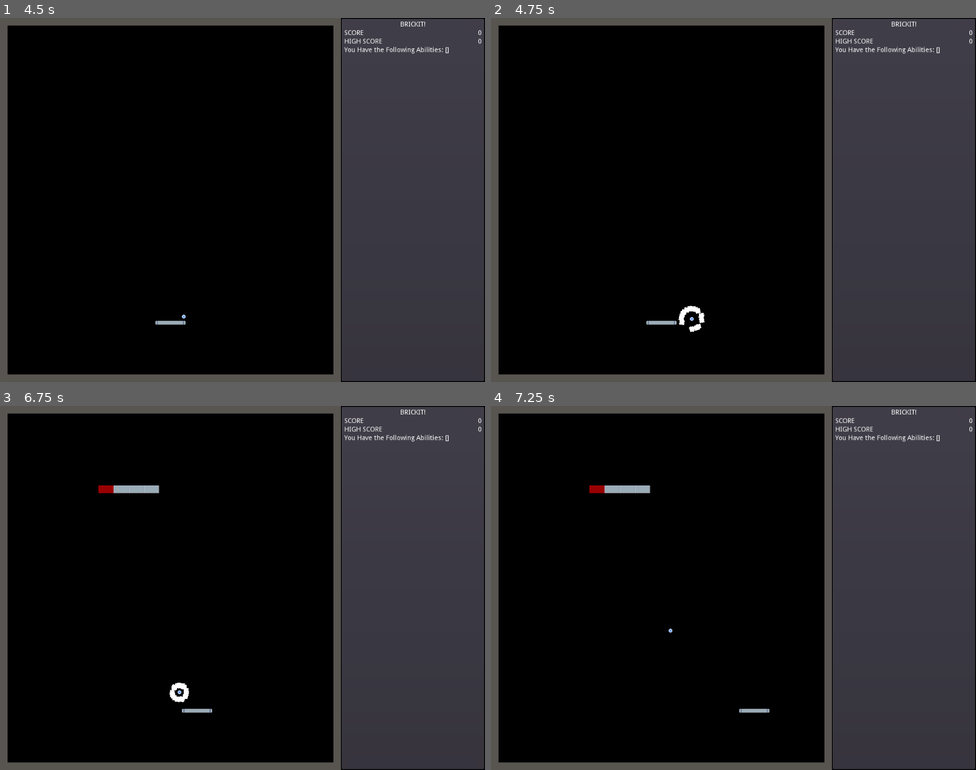
Above: before the commit, frames 1-4 (two rows, left to right).
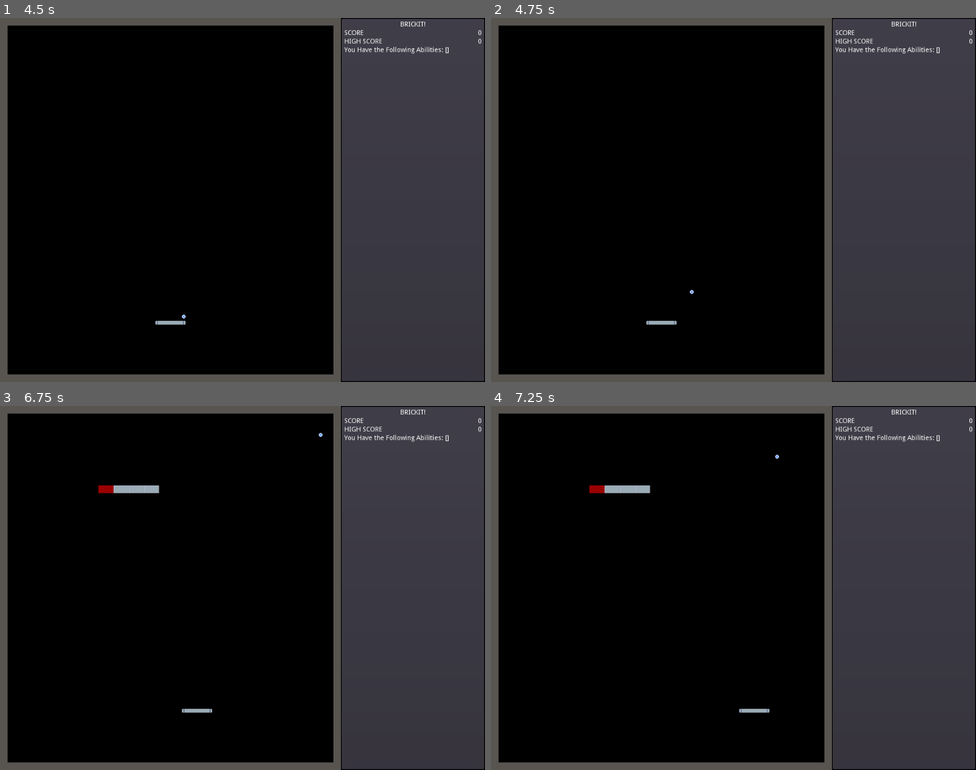
Above: after the commit, the same moments.

Repository: YeOldeDM/brickit
Game: Godot game, scene res://Title/Title.tscn
Same seed, same stepped clock (60 frames per second), same inputs: the game is played once before the commit and once after it.
Inputs:
- Up to frame 1 (4.5 s): click "shop" at 0.5 s; click "Upgrade No. 1" at 1.25 s; click "Upgrade No. 2" at 2 s; click "Upgrade No. 3" at 2.75 s; click "Back To Menu" at 3.5 s; click "Press To Start" at 4.25 s
- Up to frame 2 (4.75 s): no input
- Up to frame 3 (6.75 s): hold Right (ui_right) 5.03-5.78 s; tap Space (launch_ball) at 5.1, 5.85, 6.6 s; hold Left (ui_left) 5.78-6.53 s; hold Right (ui_right) from 6.53 s (still down)
- Up to frame 4 (7.25 s): keep holding Right (ui_right)

Frame 1 is identical in both runs. In frame 2, 0.2% of the frame differs, in the area x 38-45%, y 74-87%; in frame 3, 0.2%; in frame 4, less than 0.1%.

Commit message:
ball is no longer broken

Diff:
--- a/PROJECT/Ball/Ball.gd
+++ b/PROJECT/Ball/Ball.gd
@@ -28,7 +28,7 @@
 func _physics_process(delta):
 	var motion = move_and_collide(velocity * delta)
 	if motion:
-		if position.y >= 584: #if ball touches floor set its velocity to 0
+		if position.y >= 744: #768-16(the top of the floor)-8(the size of the ball)
 			velocity = Vector2(0,0)
 			$Particles2D.emitting = true
 			$ParticleTimer.start()
--- a/PROJECT/Game/Game.tscn
+++ b/PROJECT/Game/Game.tscn
@@ -8,7 +8,7 @@
 [ext_resource path="res://Paddle/Paddle.tscn" type="PackedScene" id=6]
 [ext_resource path="res://Game/Pause Menu.gd" type="Script" id=7]
 
-[node name="Game" type="Control"]
+[node name="Game" type="Control" index="0"]
 
 anchor_left = 0.0
 anchor_top = 0.0
--- a/PROJECT/Paddle/Paddle.tscn
+++ b/PROJECT/Paddle/Paddle.tscn
@@ -10,11 +10,13 @@
 collision_mask = 1
 collision/safe_margin = 0.08
 script = ExtResource( 1 )
+_sections_unfolded = [ "Transform" ]
 
 [node name="Sprite" type="Sprite" parent="." index="0"]
 
 scale = Vector2( 1.33333, 1 )
 texture = ExtResource( 2 )
+_sections_unfolded = [ "Transform" ]
 
 [node name="CollisionPolygon2D" type="CollisionPolygon2D" parent="." index="1"]
 
--- a/PROJECT/shop/Shop.tscn
+++ b/PROJECT/shop/Shop.tscn
@@ -2,7 +2,7 @@
 
 [ext_resource path="res://shop/Shop.gd" type="Script" id=1]
 
-[node name="shop" type="Node2D" index="0"]
+[node name="shop" type="Node2D"]
 
 script = ExtResource( 1 )
 
